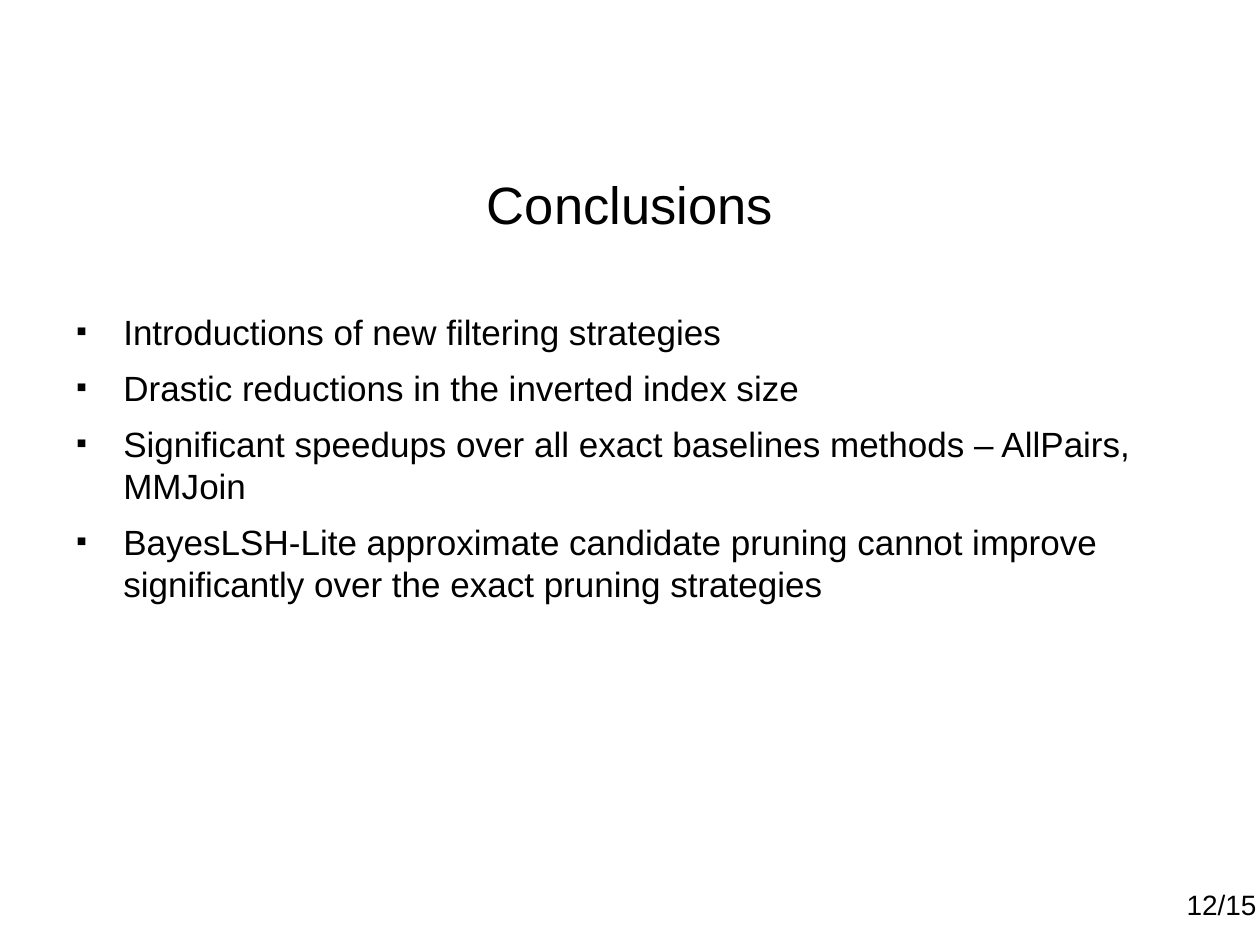
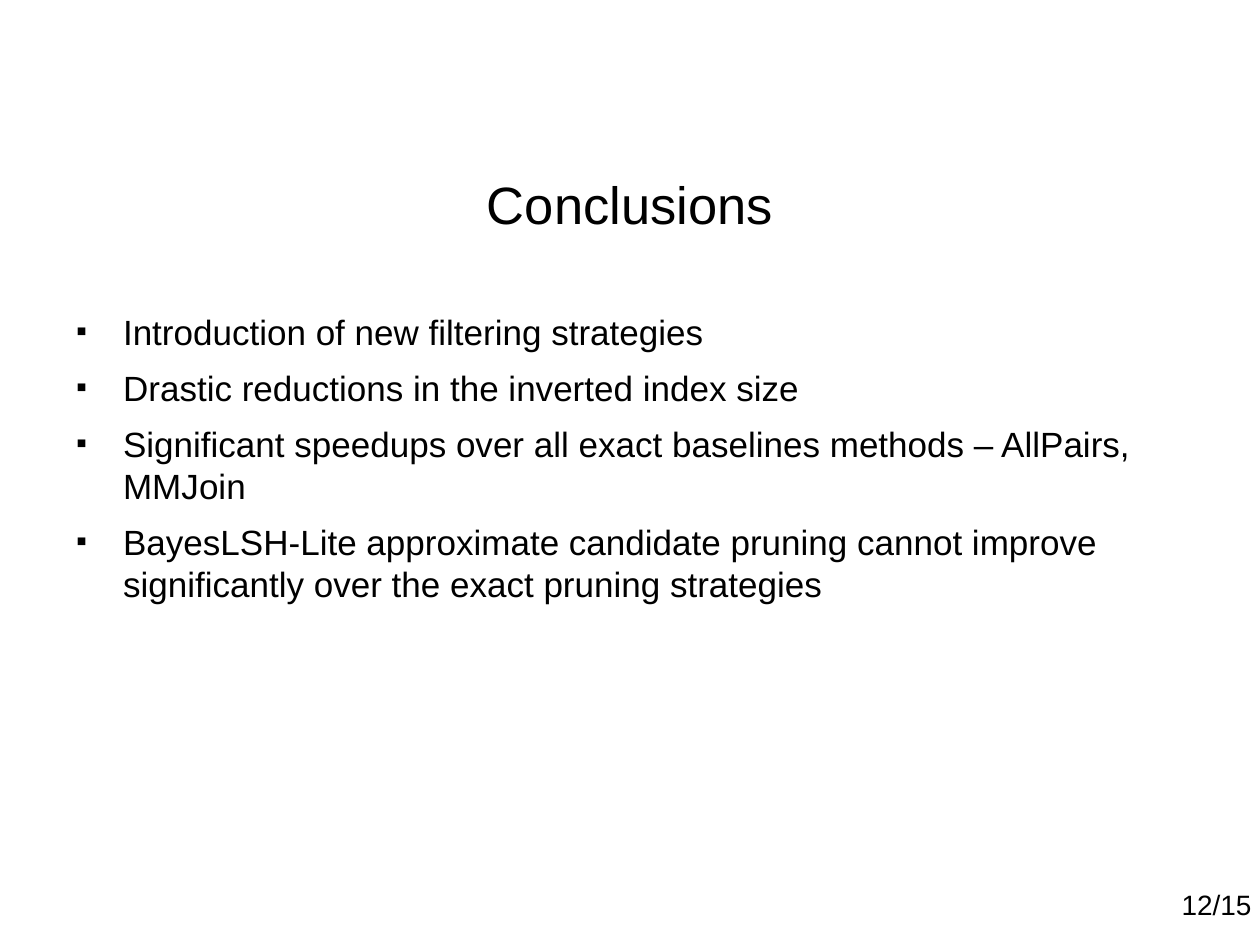
Before and after one commit to paulohq/apresentacao-L2AP, a slide deck: slide 13 of apresentacao-L2AP.ppt. Drawn at 1260x945 pixels with LibreOffice and Linux fonts; fonts in the diff are those of the drawing; background and template pictures are left out. Boxes give left, top, right and bottom in pixels: in the first picture for what was removed or moved away, otherwise in the second. Text is boxed around its words. In the diff, an @@ line names an element or a change of style, - is before the commit and + after.

```diff
--- a/apresentacao-L2AP.ppt
+++ b/apresentacao-L2AP.ppt
@@ text at (x1=123, y1=319, x2=703, y2=352): text changed @@
-■ Introductions of new filtering strategies
+■ Introduction of new filtering strategies
@@ text "12/15" moved from (x1=1187, y1=894, x2=1257, y2=916) to (x1=1182, y1=894, x2=1252, y2=916) @@
```
Also in this commit, not shown: 9 other slides changed, 2 other files.
